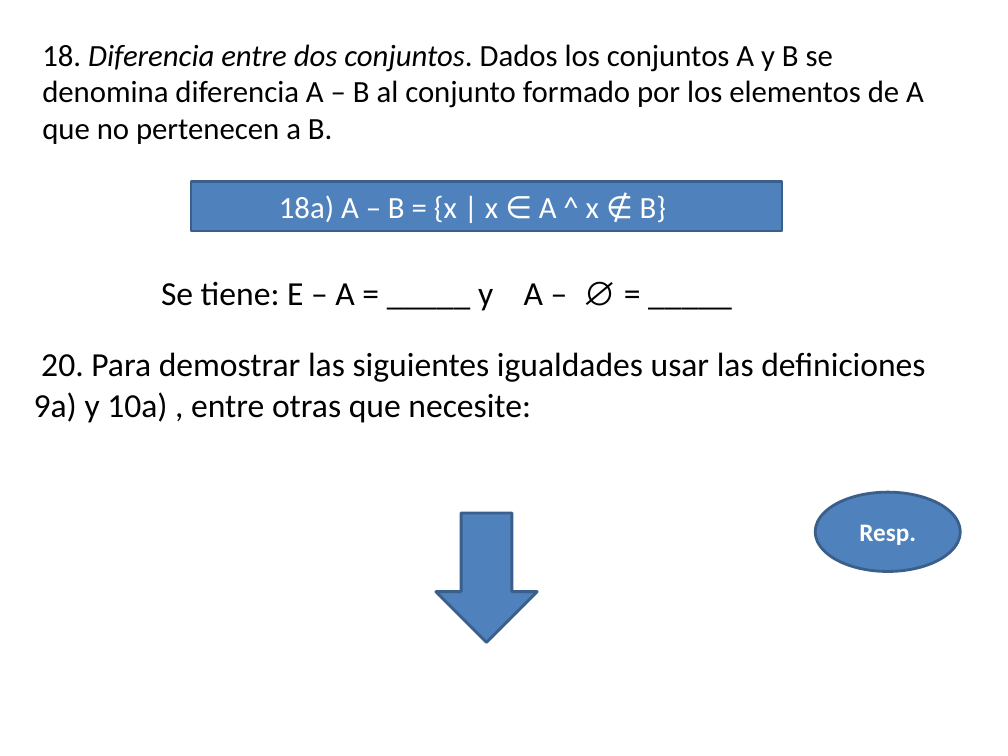
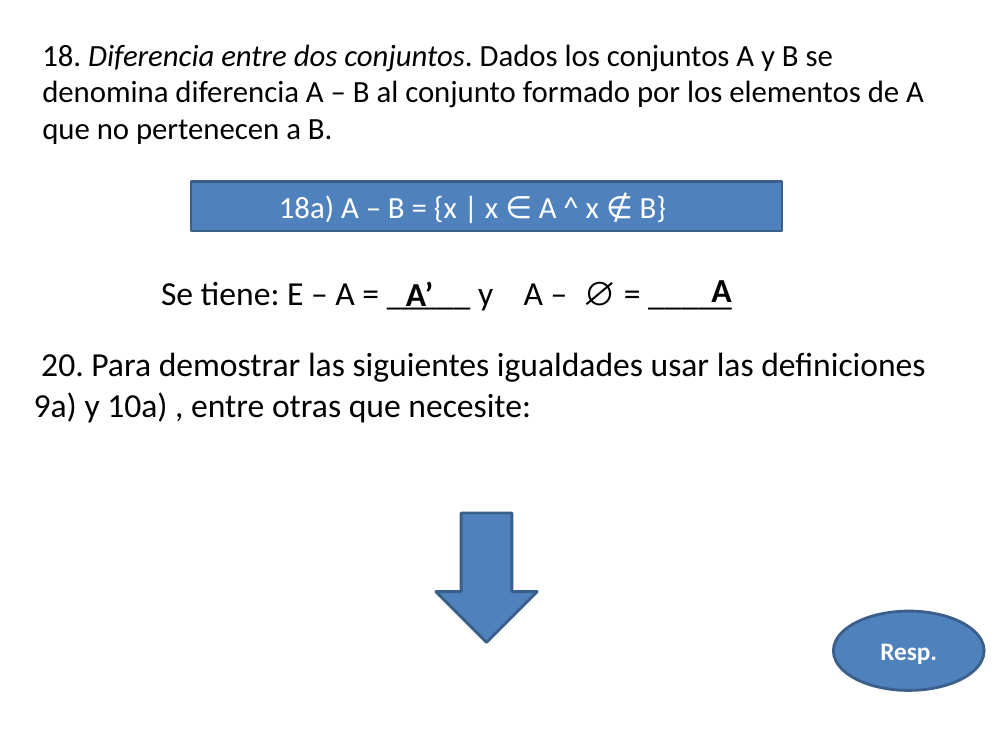
Before and after one commit to ULAnux/mathematica, a slide deck: slide 14 of formato nuevo para guias /Guia conjuntos.odp (slide 24 before the commit). Drawn at 1008x756 pixels with LibreOffice and Linux fonts; fonts in the diff are those of the drawing. Boxes give left, top, right and bottom in pixels: in the first picture for what was removed or moved away, otherwise in the second. Text is boxed around its words. In the diff, an @@ line names an element or a change of style, - is before the commit and + after.

```diff
--- a/formato nuevo para guias /Guia conjuntos.odp
+++ b/formato nuevo para guias /Guia conjuntos.odp
@@ text added at box(406, 281, 433, 310), 24 pt, text #000000, bold @@
+A’
@@ text added at box(711, 280, 731, 310), 24 pt, text #000000, bold @@
+A
@@ ellipse "Resp.": place and size @@
-ellipse "Resp." at box(815, 492, 961, 572)
+ellipse "Resp." at box(834, 611, 985, 690)
```
Also in this commit, not shown: 22 other slides changed, 24 slides removed, 6 other files.
